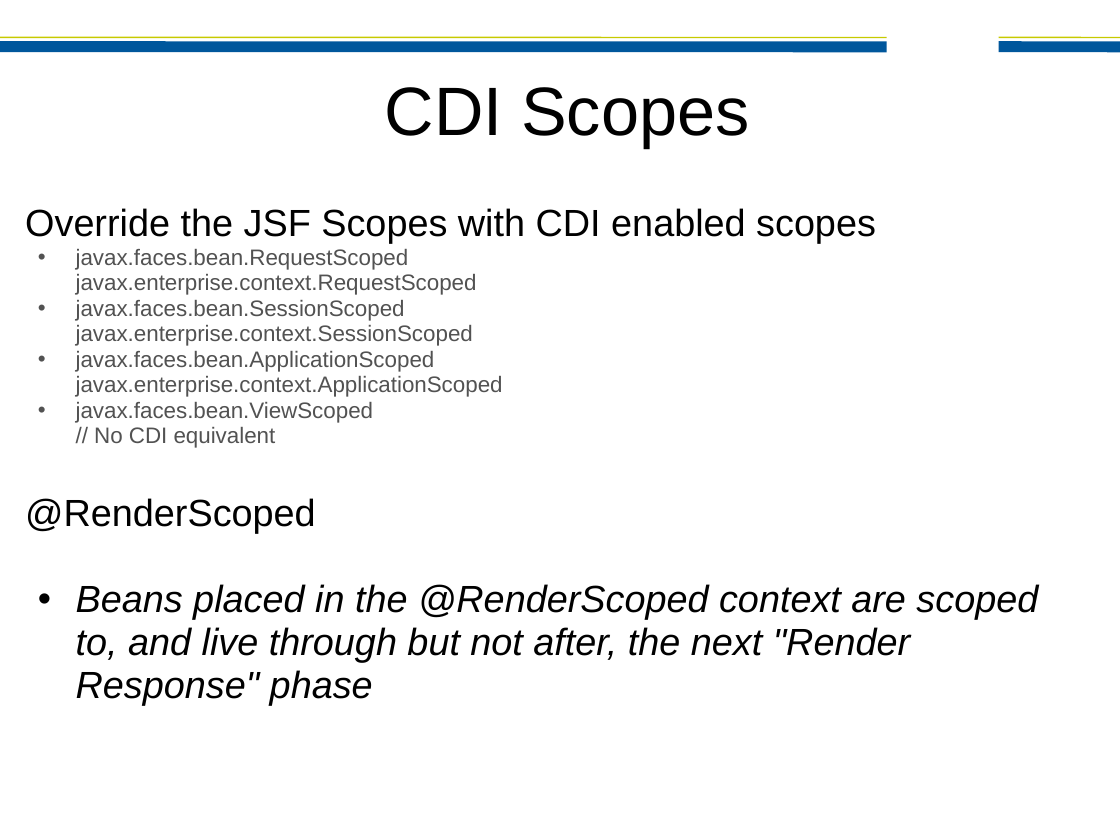
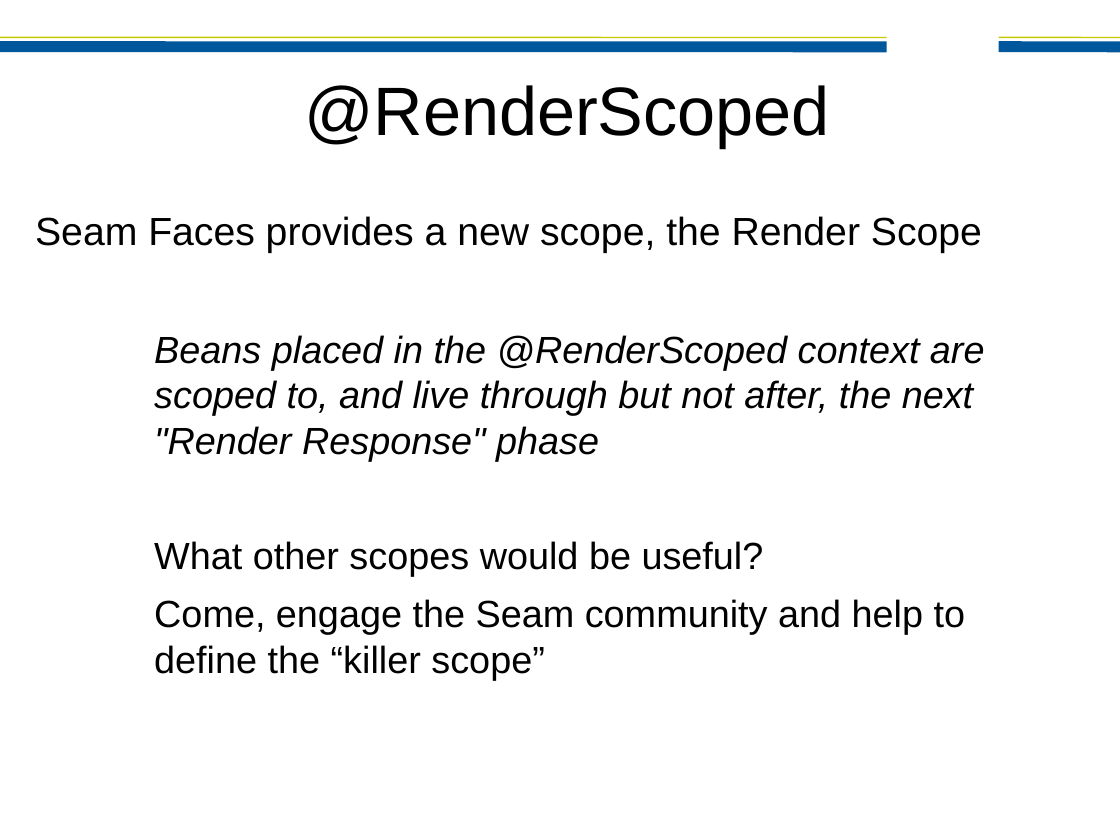
Before and after one commit to bleathem/talks, a slide deck: slide 61 of JAXConf 2011.odp (slide 58 before the commit). Drawn at 1120x840 pixels with LibreOffice and Linux fonts; fonts in the diff are those of the drawing; background and template pictures are left out. Boxes give left, top, right and bottom in pixels: in the first picture for what was removed or moved away, otherwise in the second. Text is boxed around its words. In the diff, an @@ line names an element or a change of style, - is before the commit and + after.

```diff
--- a/JAXConf 2011.odp
+++ b/JAXConf 2011.odp
@@ title at bbox=[304, 85, 830, 147]: text changed @@
-CDI Scopes
+@RenderScoped
@@ text at bbox=[35, 216, 982, 253]: text changed; size 16 to 28 pt; text colour #525252 to #000000 @@
-Override the JSF Scopes with CDI enabled scopes
-  • javax.faces.bean.RequestScoped
-    javax.enterprise.context.RequestScoped
-  • javax.faces.bean.SessionScoped
-    javax.enterprise.context.SessionScoped
-  • javax.faces.bean.ApplicationScoped
-    javax.enterprise.context.ApplicationScoped
-  • javax.faces.bean.ViewScoped
-    // No CDI equivalent
-@RenderScoped
+Seam Faces provides a new scope, the Render Scope
@@ text at bbox=[154, 335, 985, 461]: bullet • to none; list level 2 to 1 in "Beans placed in the @RenderScoped ..."; line spacing 0.95 to 1 @@
@@ text at bbox=[154, 541, 966, 680]: paragraphs added @@
+What other scopes would be useful?
+Come, engage the Seam community and help to define the “killer scope”
```
Also in this commit, not shown: 42 other slides changed, 3 slides added.
